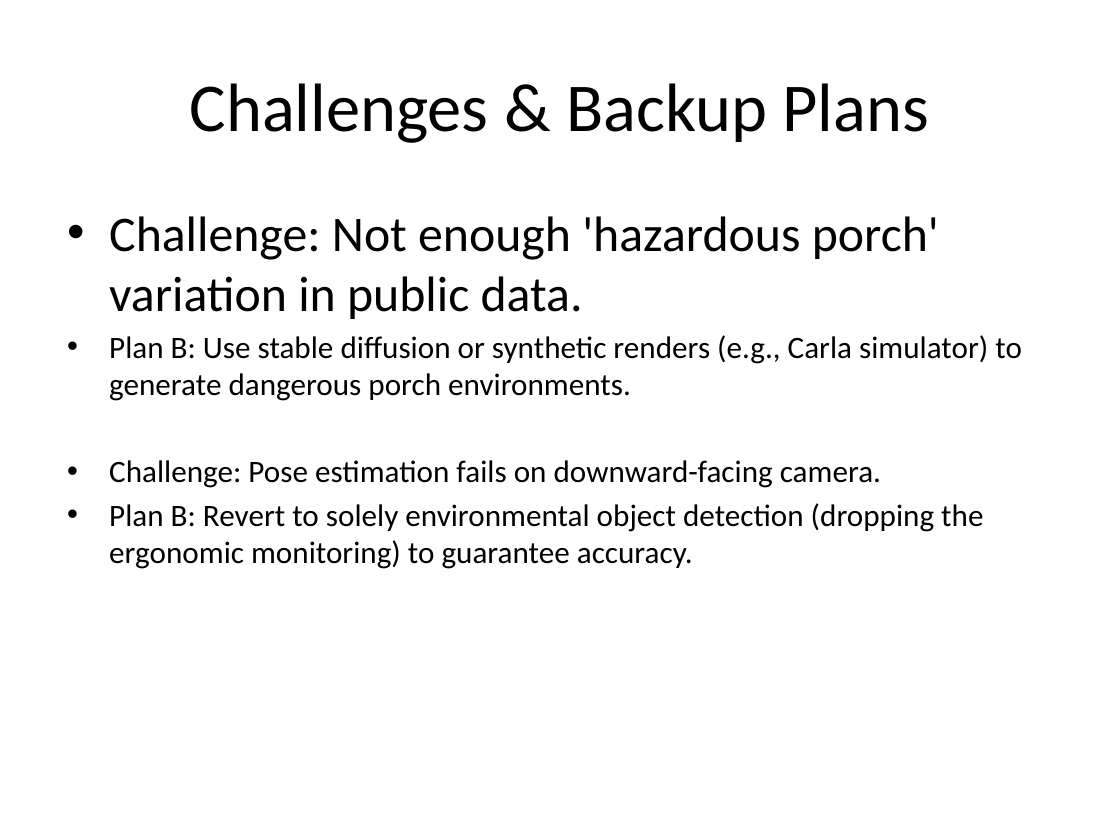
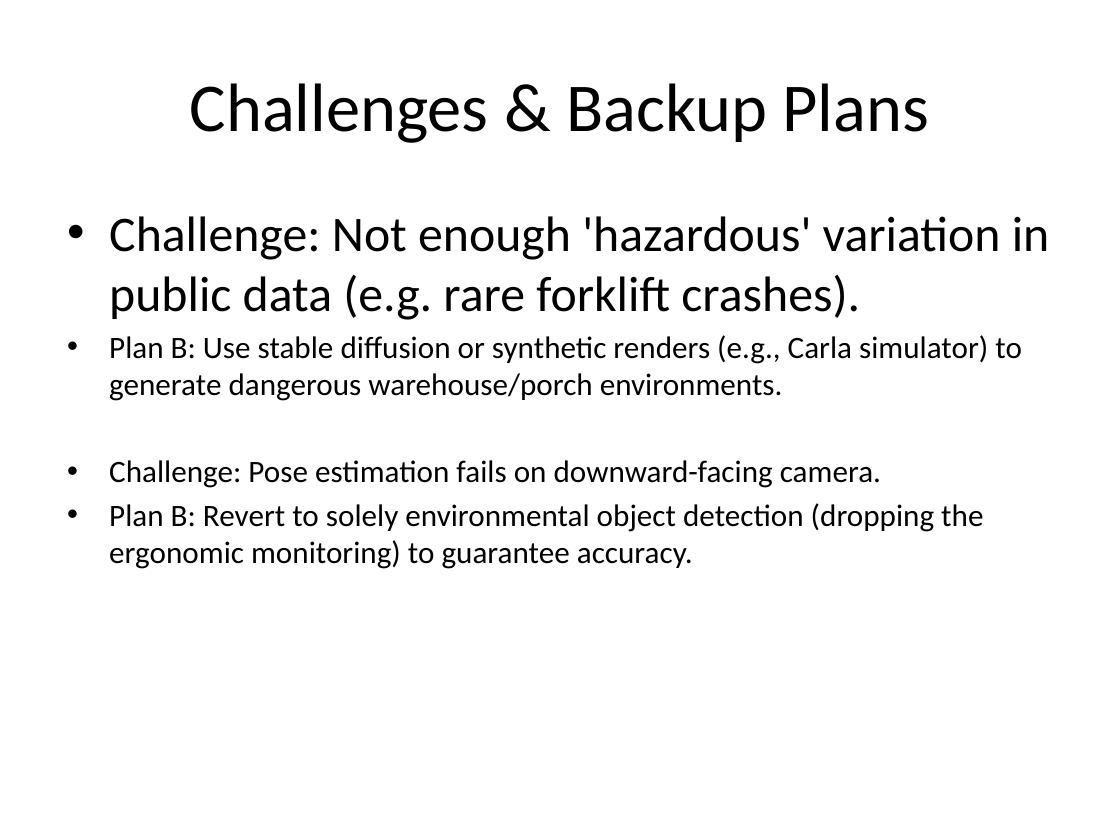
Before and after one commit to denisbosire97-ai/Chihuahua-vs-Muffin-CNN, a slide deck: slide 9 of ITAI 1378 Midterm_DenisAosaSafetycoordinatorGlasses/docs/MD_Aosa_Denis_ITAI1378.pptx. Drawn at 1120x840 pixels with LibreOffice and Linux fonts; fonts in the diff are those of the drawing. Boxes give left, top, right and bottom in pixels: in the first picture for what was removed or moved away, otherwise in the second. Text is boxed around its words. In the diff, an @@ line names an element or a change of style, - is before the commit and + after.

```diff
--- a/ITAI 1378 Midterm_DenisAosaSafetycoordinatorGlasses/docs/MD_Aosa_Denis_ITAI1378.pptx
+++ b/ITAI 1378 Midterm_DenisAosaSafetycoordinatorGlasses/docs/MD_Aosa_Denis_ITAI1378.pptx
@@ text at [109, 216, 1050, 401]: text changed @@
-• Challenge: Not enough 'hazardous porch' variation in public data.
-• Plan B: Use stable diffusion or synthetic renders (e.g., Carla simulator) to generate dangerous porch environments.
+• Challenge: Not enough 'hazardous' variation in public data (e.g. rare forklift crashes).
+• Plan B: Use stable diffusion or synthetic renders (e.g., Carla simulator) to generate dangerous warehouse/porch environments.
```
Also in this commit, not shown: 4 other slides changed.
